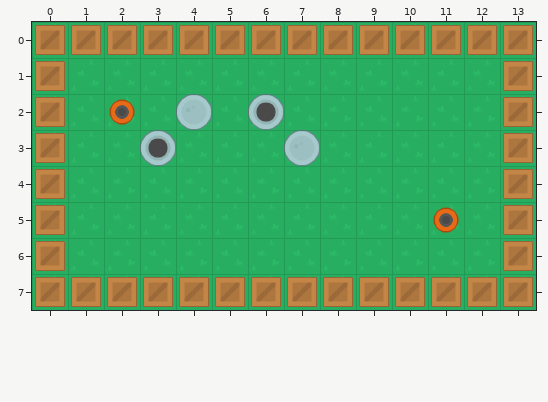
Tiled map, stored at bot-battles/data/maps/map.tmx. The picture above was drawn from the file before the commit.
Cells are 64x64 px. Shown: x 0..13, y 0..7.
And afterwards:
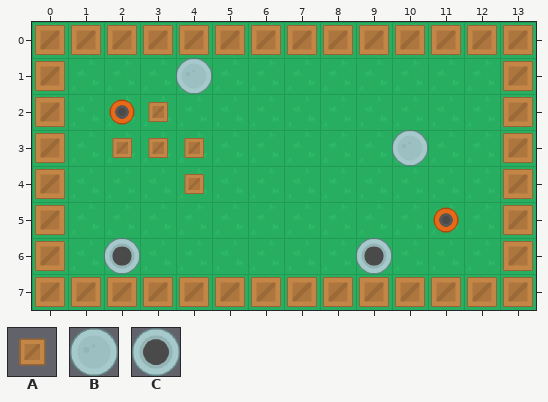
Key: from "map": A 129, B 358, C 367.
_ is an empty cell, . an unchanged one.
Objects are placed by their top-left corner, in cells (3,4 is the top-left corner of cell 3,4); size is 1x1 cell unless given.
Changes in this commit:
--- layer "wall"
@@ x 2..4 @@
-2 ._.
-3 ___
-4 .._
+2 .A.
+3 AAA
+4 ..A
--- layer "healthSpawner"
-B "healthSpawner1" at 4,2
+B "healthSpawner1" at 4,1
-B "healthSpawner1" at 7,3
+B "healthSpawner1" at 10,3
--- layer "weaponSpawner"
-C "weaponSpawner2" at 6,2
+C "weaponSpawner2" at 9,6
-C "weaponSpawner1" at 3,3
+C "weaponSpawner1" at 2,6
